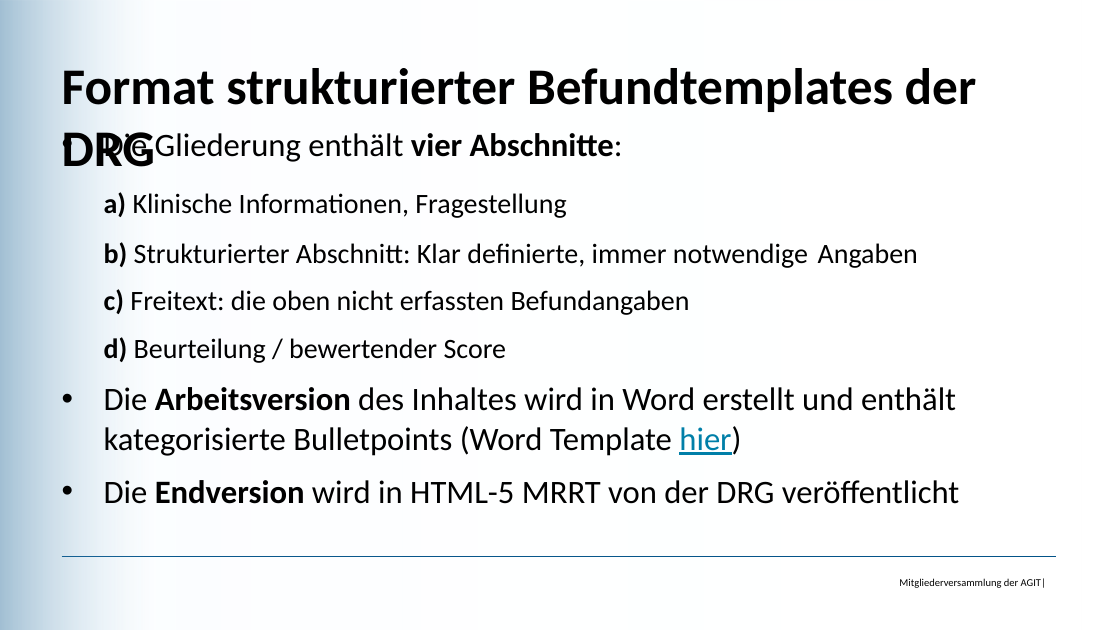
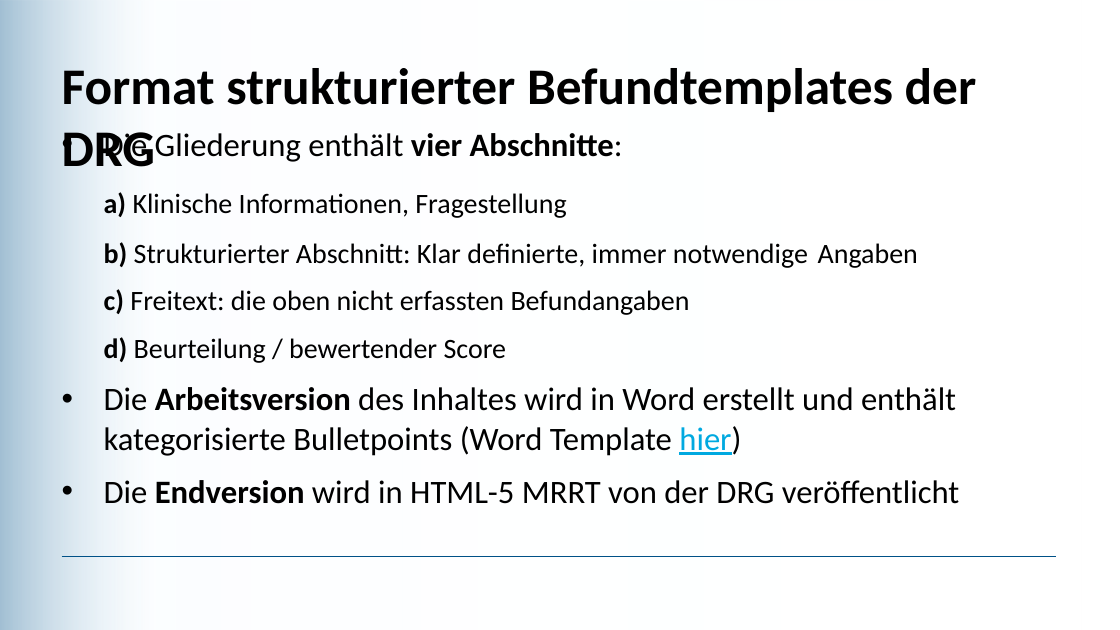
Before and after one commit to DRGagit/ak_befundung, a slide deck: slide 3 of Präsentationen/Leitfaden Erstellung Strukturierter Befundtemplates.pptx. Drawn at 1120x630 pixels with LibreOffice and Linux fonts; fonts in the diff are those of the drawing; background and template pictures are left out. Boxes give left, top, right and bottom in pixels: in the first picture for what was removed or moved away, otherwise in the second. Text is boxed around its words. In the diff, an @@ line names an element or a change of style, - is before the commit and + after.

```diff
--- a/Präsentationen/Leitfaden Erstellung Strukturierter Befundtemplates.pptx
+++ b/Präsentationen/Leitfaden Erstellung Strukturierter Befundtemplates.pptx
@@ text at (104,387,956,456): text colour #007FA8 to #00A9E0 in "hier)" @@
@@ text removed at (899,578,1046,588) @@
-Mitgliederversammlung der AGIT|
```
Also in this commit, not shown: 5 other slides changed.
